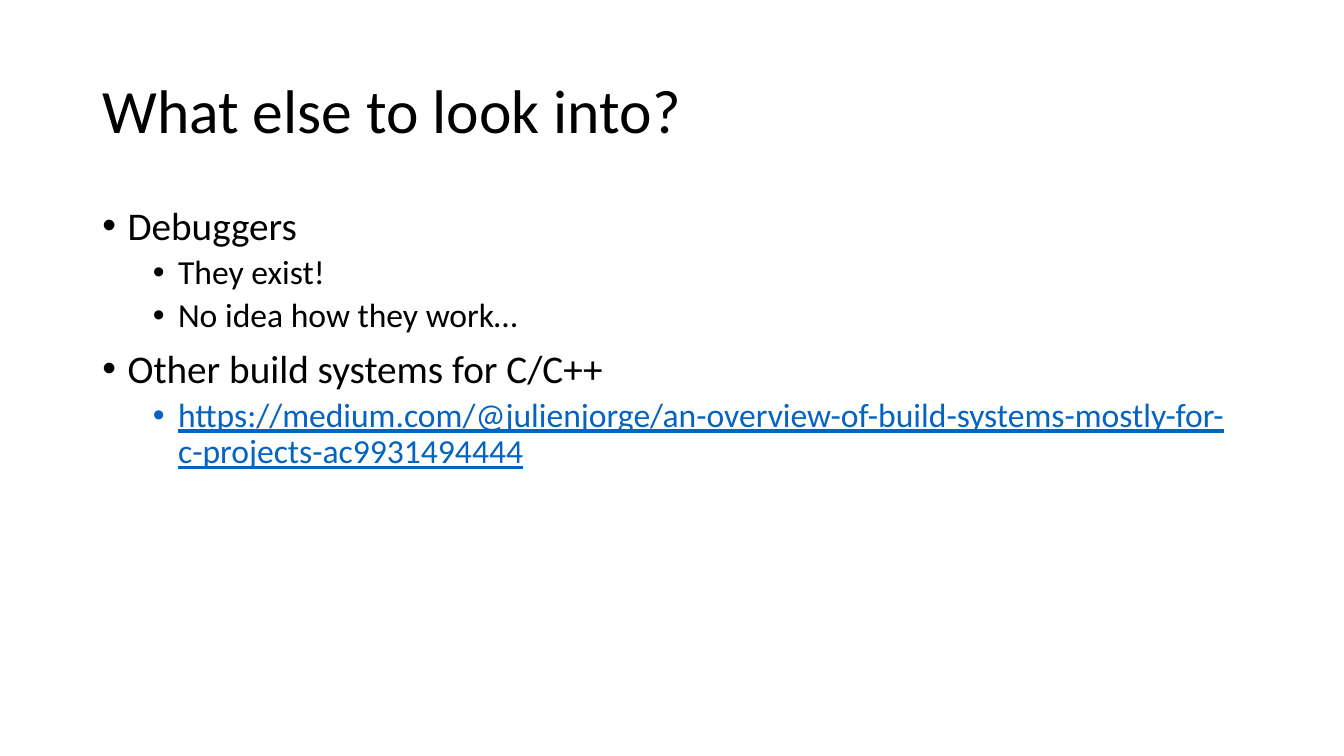
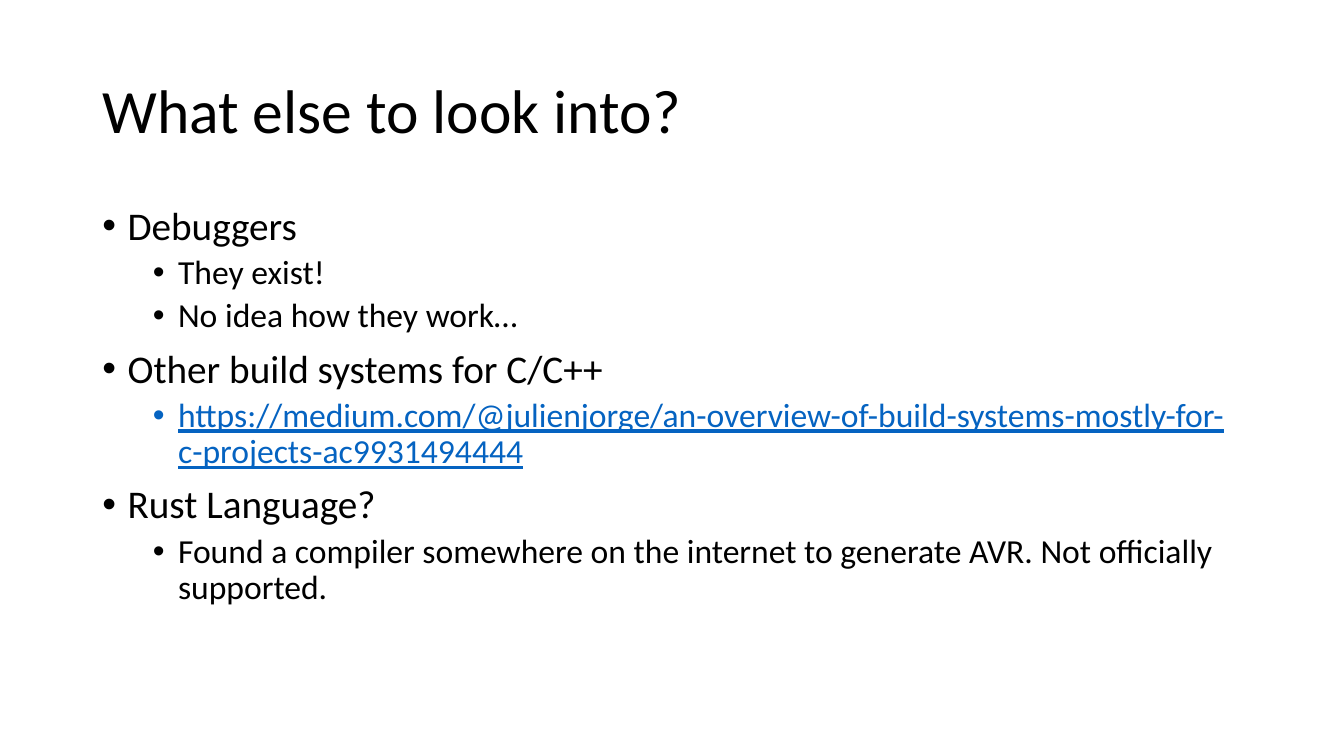
Before and after one commit to ProgrammerAL/StartingEmbeddedDevTalk, a slide deck: slide 11 of Presentation.pptx (slide 8 before the commit). Drawn at 1344x756 pixels with LibreOffice and Linux fonts; fonts in the diff are those of the drawing. Boxes give left, top, right and bottom in pixels: in the first picture for what was removed or moved away, otherwise in the second. Text is boxed around its words. In the diff, an @@ line names an element or a change of style, - is before the commit and + after.

```diff
--- a/Presentation.pptx
+++ b/Presentation.pptx
@@ text at (128,491,1212,605): paragraphs added @@
+• Rust Language?
+  • Found a compiler somewhere on the internet to generate AVR. Not officially supported.
```
Also in this commit, not shown: 5 other slides changed, 3 slides added, 4 other files.
